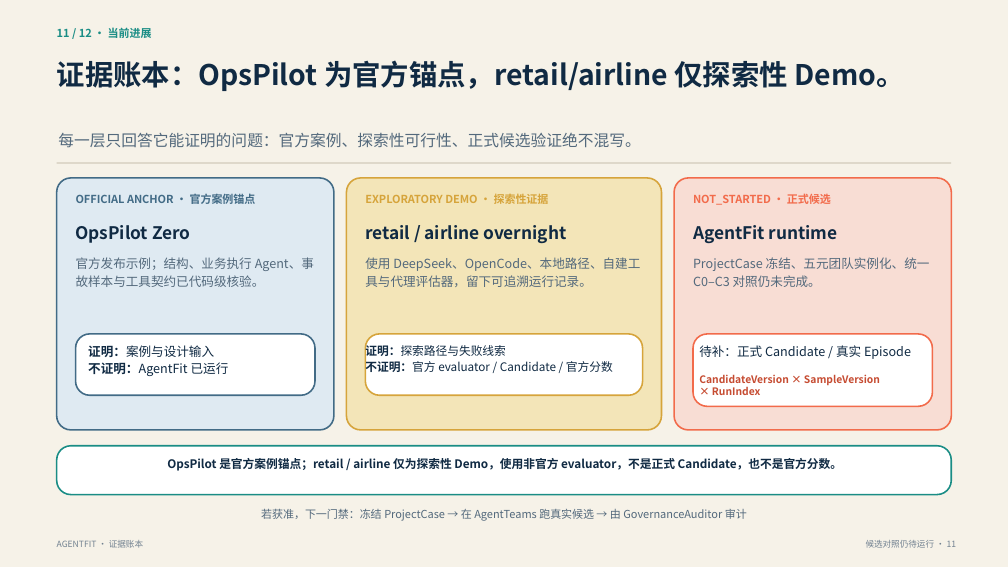
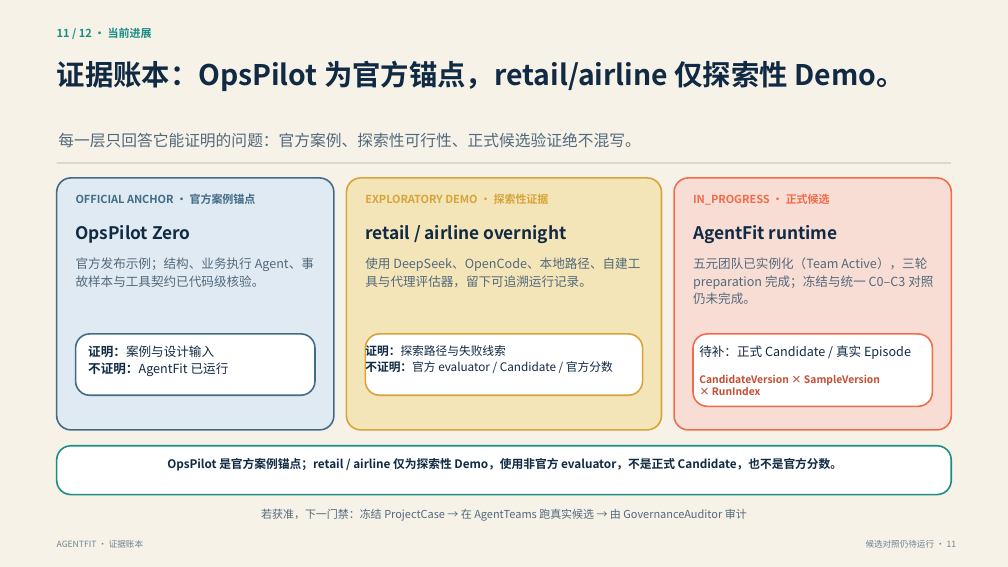
Before and after one commit to kailiangshang/agentfit, a slide deck: slide 11 of competition/2026-08-15/submission/agentfit-submission.pptx. Drawn at 1008x567 pixels with LibreOffice and Linux fonts; fonts in the diff are those of the drawing. Boxes give left, top, right and bottom in pixels: in the first picture for what was removed or moved away, otherwise in the second. Text is boxed around its words. In the diff, an @@ line names an element or a change of style, - is before the commit and + after.

```diff
--- a/competition/2026-08-15/submission/agentfit-submission.pptx
+++ b/competition/2026-08-15/submission/agentfit-submission.pptx
@@ text at (693, 194, 830, 205): text changed @@
-NOT_STARTED · 正式候选
+IN_PROGRESS · 正式候选
@@ text at (693, 257, 933, 304): text changed @@
-ProjectCase 冻结、五元团队实例化、统一 C0–C3 对照仍未完成。
+五元团队已实例化（Team Active），三轮 preparation 完成；冻结与统一 C0–C3 对照仍未完成。
```
Also in this commit, not shown: 4 other slides changed, 11 other files.
